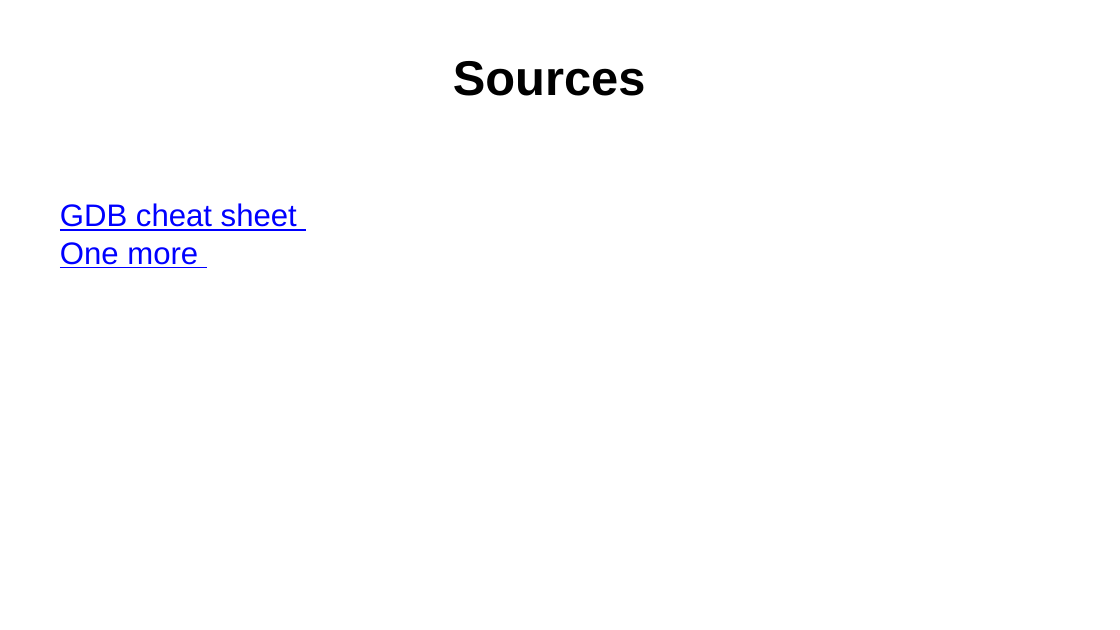
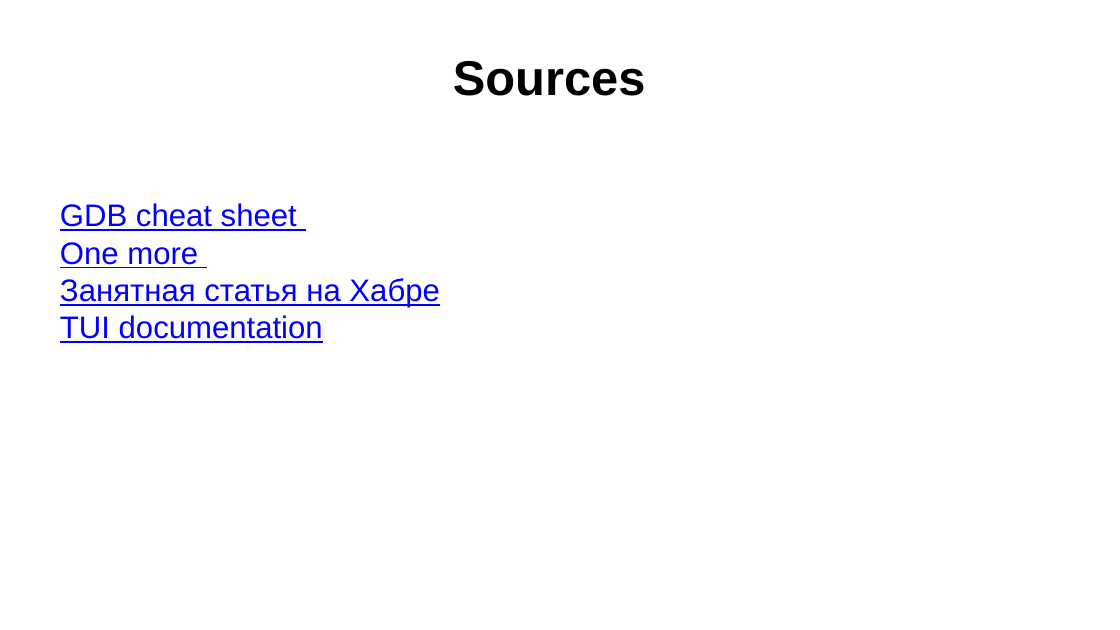
Before and after one commit to kostya2709/CAOS_seminars, a slide deck: slide 10 of sem_1_tools/presentations/Семинар_1_tools.pptx (slide 8 before the commit). Drawn at 1120x630 pixels with LibreOffice and Linux fonts; fonts in the diff are those of the drawing. Boxes give left, top, right and bottom in pixels: in the first picture for what was removed or moved away, otherwise in the second. Text is boxed around its words. In the diff, an @@ line names an element or a change of style, - is before the commit and + after.

```diff
--- a/sem_1_tools/presentations/Семинар_1_tools.pptx
+++ b/sem_1_tools/presentations/Семинар_1_tools.pptx
@@ text at <box>60,278,439,343</box>: paragraphs added @@
+Занятная статья на Хабре
+TUI documentation
```
Also in this commit, not shown: 8 other slides changed, 3 slides added, 3 other files.
